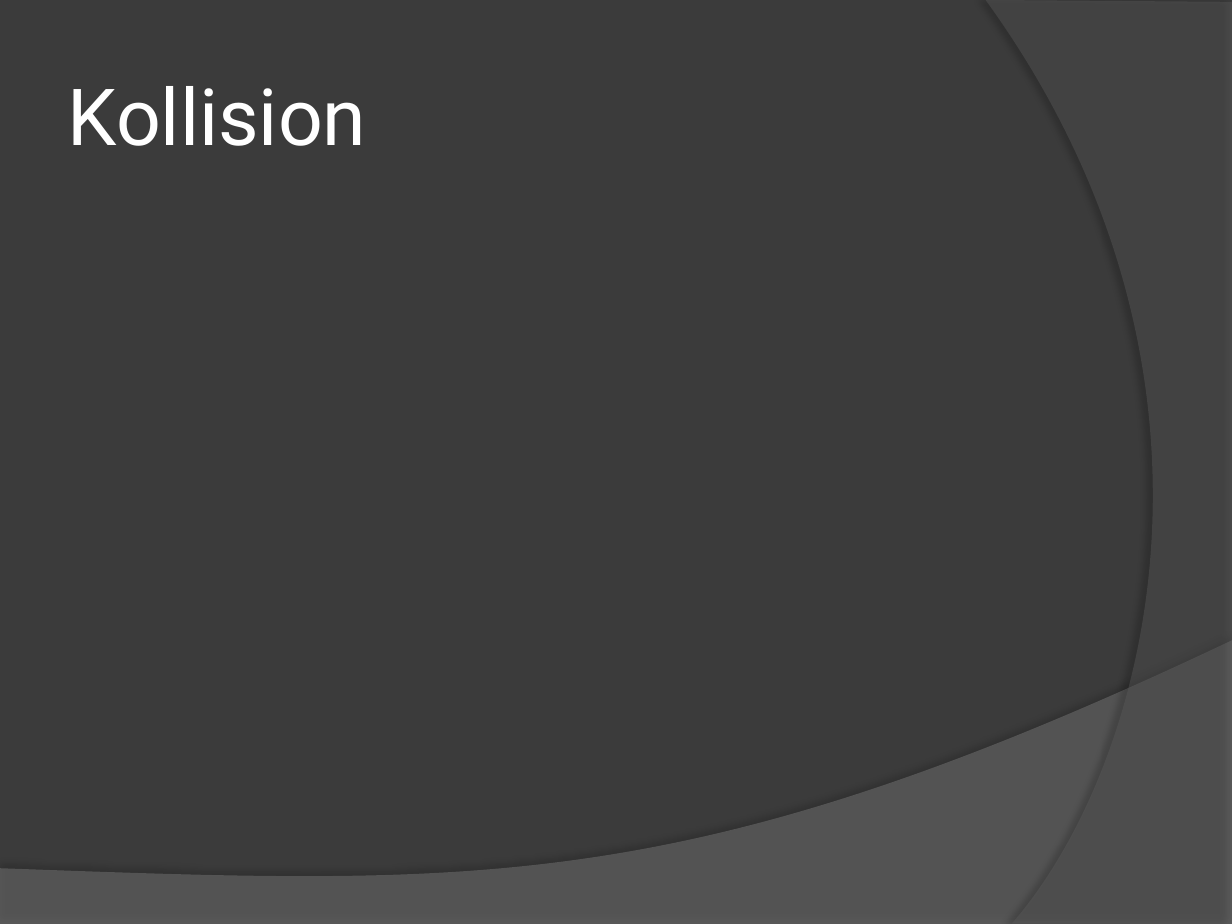
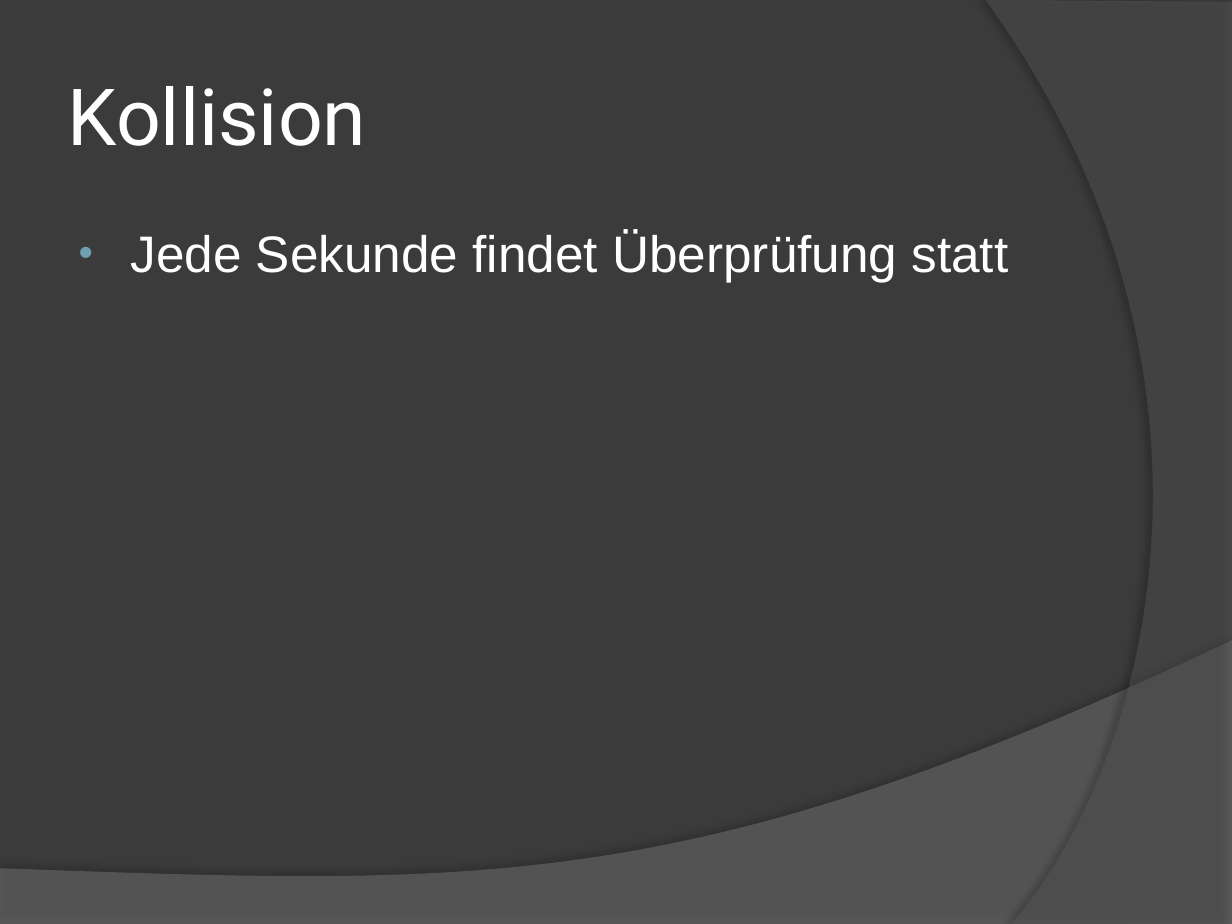
Before and after one commit to LukeSkywalker44/Jump_Run, a slide deck: slide 7 of Präsentation/Jump And Run.pptx. Drawn at 1232x924 pixels with LibreOffice and Linux fonts; fonts in the diff are those of the drawing. Boxes give left, top, right and bottom in pixels: in the first picture for what was removed or moved away, otherwise in the second. Text is boxed around its words. In the diff, an @@ line names an element or a change of style, - is before the commit and + after.

Commit message:
präsentatiion - ki + kollision

```diff
--- a/Präsentation/Jump And Run.pptx
+++ b/Präsentation/Jump And Run.pptx
@@ text added at <box>130,232,1009,283</box>, 30 pt, text #FFFFFF @@
+• Jede Sekunde findet Überprüfung statt
```
Also in this commit, not shown: 4 other slides changed.
